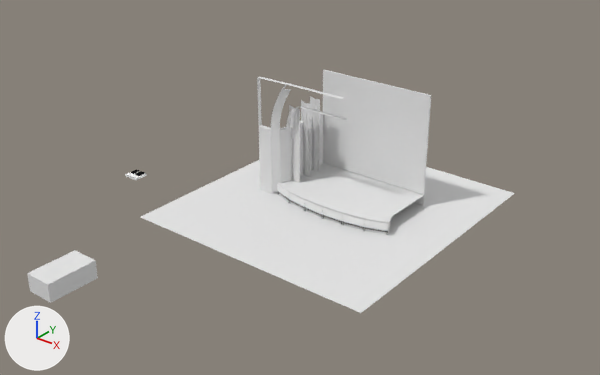
What one commit did to the Blender file piano.blend.
The view is the same before and after, from a 50 mm camera at (44.5, -62.9, 40.7) aimed at (-0.6, -6.5, 5.7). Arrows for +X, +Y and +Z are at lower left; the lights stay in place.

The first picture shows 'backboard', 'core', 'curtains', 'floor', 'leftwall', 'stage.001', 'white board.002', 'white board.003', 'white board.005'.
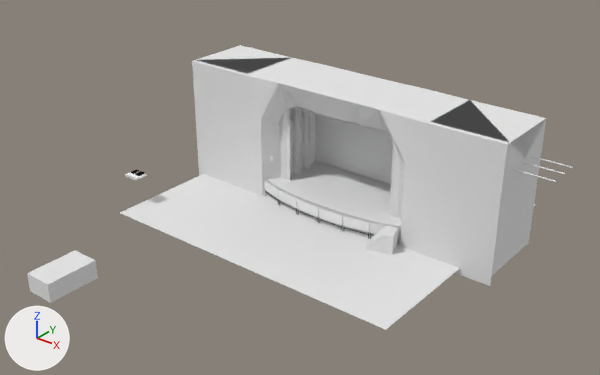
Where the change shows, as pixel boxes [x1, y1, x2, y2] in the pictures (600 x 375 px):
'walls', added
    after: [192, 45, 546, 286]
'floor', moved, rescaled
    before: [141, 160, 515, 313]
    after: [120, 174, 536, 330]
'curtains', moved, rescaled
    before: [289, 96, 320, 183]
    after: [279, 106, 404, 219]
'leftwall', deleted
    before: [257, 77, 347, 194]
'stairs', added
    after: [367, 229, 398, 254]
'curtain holders', added
    after: [291, 107, 573, 182]
'white board.004', moved, turned, rescaled
    before: [342, 214, 364, 227]
    after: [343, 216, 370, 232]
'white board.003', moved, turned, rescaled
    before: [322, 208, 342, 221]
    after: [319, 208, 343, 225]
'white board.002', moved, turned, rescaled
    before: [304, 201, 322, 214]
    after: [297, 199, 318, 217]
'white board.001', moved, turned, rescaled
    before: [289, 193, 304, 207]
    after: [278, 190, 297, 208]
'stairs-top', added
    after: [366, 225, 398, 247]
'white board.005', moved, turned, rescaled
    before: [364, 220, 388, 231]
    after: [370, 223, 400, 238]
'white board', moved, turned, rescaled
    before: [277, 184, 289, 199]
    after: [264, 180, 278, 199]
'metal pipe.004', moved, turned, rescaled
    before: [343, 221, 364, 231]
    after: [343, 227, 369, 239]
'metal pipe.003', moved, turned, rescaled
    before: [323, 215, 342, 225]
    after: [319, 218, 343, 231]
'metal pipe.002', moved, turned, rescaled
    before: [305, 207, 322, 216]
    after: [298, 209, 319, 222]
'metal pipe.001', moved, turned, rescaled
    before: [290, 200, 305, 211]
    after: [279, 200, 297, 214]
'metal pipe', moved, turned, rescaled
    before: [278, 191, 289, 200]
    after: [265, 190, 279, 205]
'metal pipe.005', moved, turned, rescaled
    before: [365, 228, 388, 233]
    after: [370, 233, 399, 243]
'lamps', added
    after: [270, 156, 273, 162]
'backboard', unchanged, covered by the edit
    before: [323, 70, 431, 195]
    after: [315, 113, 393, 184]

The change, as a diff of the scene's bpy script:
```diff
--- a/piano.blend.py
+++ b/piano.blend.py
@@ me_plane @@
 me_plane.from_pydata(...)  # 114 vertices, 54 faces; spans x -0.67..0.75, y -1.02..1.0, z -3.83..-0.15
 # used by ob_curtains; location = (-7.25, 0.51, 6.01); rotation_euler = (1.571, 0.0, 0.0), in degrees (90, 0, 0); scale = (1.0, 4.33, 1.0)
+# me_plane part 1: the whole mesh is moved by (-6.07, 0.98, 2.64)
 me_plane.materials.append(mat_black_fabric)
@@ ob_curtains @@
 ob_curtains = bpy.data.objects.new('curtains', me_plane)
-ob_curtains.location = (-7.25, 0.51, 6.01)
+ob_curtains.location = (-1.18, 2.89, 1.75)
 ob_curtains.rotation_euler = (1.571, 0.0, 0.0)  # degrees (90, 0, 0)
-ob_curtains.scale = (1.0, 4.33, 1.0)
+ob_curtains.scale = (1.21, 4.43, 1.0)
@@ ob_floor @@
 ob_floor = bpy.data.objects.new('floor', me_vert_001)
-ob_floor.location = (-8.58, -0.78, 0.51)
-ob_floor.scale = (1.0, 1.63, 1.0)
+ob_floor.location = (-10.3, -0.78, -0.06)
+ob_floor.scale = (1.21, 1.63, 1.0)
@@ ob_leftwall @@
-ob_leftwall = bpy.data.objects.new('leftwall', me_vert)
@@ ob_white_board_005 @@
 ob_white_board_005 = bpy.data.objects.new('white board.005', me_white_board_014)
-ob_white_board_005.location = (5.05, -1.56, 1.39)
-ob_white_board_005.rotation_euler = (0.0, 0.0, 1.904)  # degrees (0, 0, 109)
-ob_white_board_005.scale = (-0.028, 1.19, 0.378)
+ob_white_board_005.location = (6.07, -1.56, 1.17)
+ob_white_board_005.rotation_euler = (0.0, 0.0, 1.88)  # degrees (0, 0, 108)
+ob_white_board_005.scale = (-0.0288, 1.48, 0.544)
@@ ob_white_board_003 @@
 ob_white_board_003.matrix_parent_inverse = Matrix(((11.66, -33.69, 0.0, -111.6), (-0.791, -0.274, 0.0, 3.565), (0.0, 0.0, 2.644, -3.667), (0.0, 0.0, 0.0, 1.0)))
-ob_white_board_003.location = (0.254, -2.385, 1.387)
-ob_white_board_003.rotation_euler = (0.0, 0.0, 1.608)  # degrees (0, 0, 92)
+ob_white_board_003.location = (0.246, -2.35, 1.387)
+ob_white_board_003.rotation_euler = (0.0, 0.0, 1.579)  # degrees (0, 0, 90)
 ob_white_board_003.scale = (-0.028, 1.19, 0.378)
@@ ob_white_board_002 @@
 ob_white_board_002.matrix_parent_inverse = Matrix(((11.66, -33.69, 0.0, -111.6), (-0.791, -0.274, 0.0, 3.565), (0.0, 0.0, 2.644, -3.667), (0.0, 0.0, 0.0, 1.0)))
-ob_white_board_002.location = (-2.204, -2.365, 1.387)
-ob_white_board_002.rotation_euler = (0.0, 0.0, 1.512)  # degrees (0, 0, 87)
+ob_white_board_002.location = (-2.217, -2.239, 1.387)
+ob_white_board_002.rotation_euler = (0.0, 0.0, 1.482)  # degrees (0, 0, 85)
 ob_white_board_002.scale = (-0.028, 1.19, 0.378)
@@ ob_walls @@
+ob_walls = bpy.data.objects.new('walls', me_vert_1)  # 251 vertices, 88 faces, 9 loose edges; spans x -15.6..5.4, y -8.4..0.3, z -10.6..3.6; in mat_wall (white #e7e7e7); modifiers MIRROR
+ob_walls.location = (-1.19, 6.33, 9.78)
+ob_walls.scale = (1.21, 1.0, 1.0)
@@ ob_stairs @@
+ob_stairs = bpy.data.objects.new('stairs', me_vert_002)  # 84 vertices, 34 faces, 9 loose edges; spans x -0.71..1.49, y -1.01..1.07, z -1.65..0.39
+ob_stairs.location = (6.06, -2.79, 1.37)
+ob_stairs.rotation_euler = (0.0, 0.0, 0.357)  # degrees (0, 0, 20)
+ob_stairs.scale = (1.21, 1.0, 0.922)
@@ ob_stairs_top @@
+ob_stairs_top = bpy.data.objects.new('stairs-top', me_vert_007)  # 68 vertices, 42 faces; spans x -0.71..1.49, y -1.01..1.07, z -1.24..0.47; in mat_material_003 (white #e7e7e7)
+ob_stairs_top.location = (6.06, -2.79, 1.37)
+ob_stairs_top.rotation_euler = (0.0, 0.0, 0.357)  # degrees (0, 0, 20)
+ob_stairs_top.scale = (1.21, 1.0, 0.922)
@@ ob_curtain_holders @@
+ob_curtain_holders = bpy.data.objects.new('curtain holders', me_circle_003)  # 192 vertices, 102 faces; spans x 0.55..0.67, y -2.9..0.64, z 1.88..12.32; in mat_pipe (white #e7e7e7)
+ob_curtain_holders.location = (-15.26, 3.66, 10.9)
+ob_curtain_holders.rotation_euler = (1.571, 1.571, 1.571)  # degrees (90, 90, 90)
+ob_curtain_holders.scale = (1.07, 1.07, 2.98)
@@ ob_lamps @@
+ob_lamps = bpy.data.objects.new('lamps', me_roundcube)  # 98 vertices, 96 faces; spans x -1.0..1.0, y -1.0..1.0, z -1.0..1.0; in mat_lamp (white #ffffff)
+ob_lamps.location = (-9.49, -0.42, 4.18)
+ob_lamps.rotation_euler = (0.0, 0.0, 1.018)  # degrees (0, 0, 58)
+ob_lamps.scale = (0.189, 0.0631, 0.351)
```
